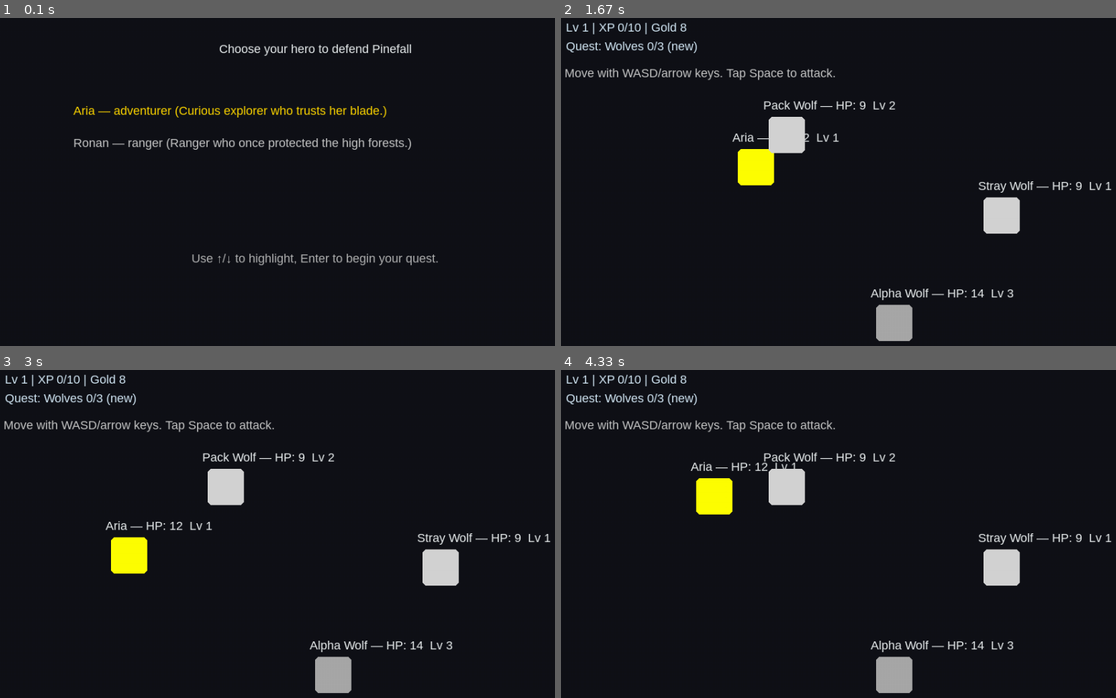
Above: before the commit, frames 1-4 (two rows, left to right).
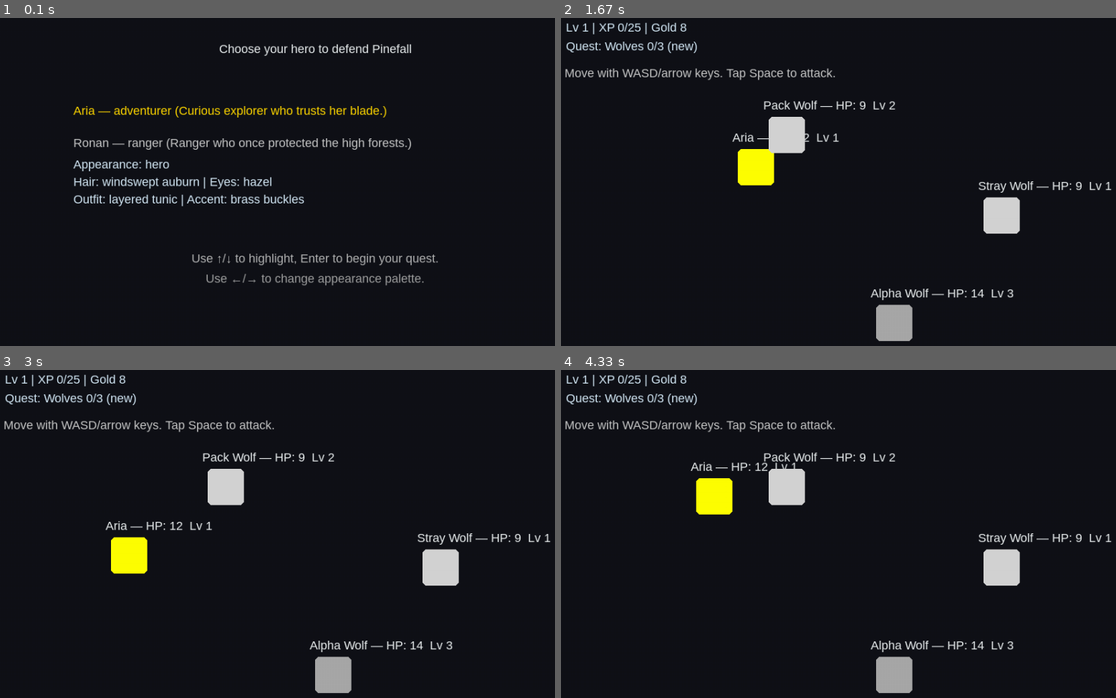
Above: after the commit, the same moments.

Repository: cjdevito11/PyGame
Game: pygame game, started from ui/game.py
Same seed, same stepped clock (60 frames per second), same inputs: the game is played once before the commit and once after it.
Inputs:
- Up to frame 1 (0.1 s): no input
- Up to frame 2 (1.67 s): tap Enter at 0.33 s; hold Right 0.67-1.13 s; hold W 1.17-1.47 s; hold Right from 1.5 s (still down)
- Up to frame 3 (3 s): release Right at 1.97 s; hold A 2-2.53 s; hold Down 2.57-2.87 s; hold A from 2.9 s (still down)
- Up to frame 4 (4.33 s): release A at 3.3 s; hold Up 3.33-3.7 s; hold D from 3.73 s (still down)

The runs differ from the first frame. In frame 1, 1.8% of the frame differs, in the area x 13-77%, y 43-82%; in frame 2, less than 0.1%; in frame 3, less than 0.1%; in frame 4, less than 0.1%.

Commit message:
Add appearance customization and rebalance leveling

Diff:
--- a/data/appearances.yaml
+++ b/data/appearances.yaml
@@ -2,23 +2,63 @@
   description: A courageous explorer ready for anything.
   symbol: "@"
   color: yellow
+  hair: windswept auburn
+  eyes: hazel
+  outfit: layered tunic
+  accent: brass buckles
 - name: ghost
   description: An eerie shape that flickers in the dark.
   symbol: "G"
   color: cyan
+  hair: none
+  eyes: pale glow
+  outfit: drifting robes
+  accent: frosted trim
 - name: hunter
   description: Leather-clad ranger with a bright scarf.
   symbol: "H"
   color: green
+  hair: braided chestnut
+  eyes: amber
+  outfit: forest leathers
+  accent: emerald scarf
 - name: guardian
   description: Towering shieldbearer with oak plating.
   symbol: "Q"
   color: orange
+  hair: cropped black
+  eyes: steel blue
+  outfit: plated mail
+  accent: oak inlays
 - name: wolf
   description: Grey-furred predator with sharp eyes.
   symbol: "w"
   color: lightgrey
+  hair: coarse grey
+  eyes: yellow
+  outfit: shaggy coat
+  accent: white muzzle
 - name: alpha_wolf
   description: Battle-scarred alpha with darker coat.
   symbol: "W"
   color: darkgrey
+  hair: rugged charcoal
+  eyes: amber
+  outfit: thick hide
+  accent: scarred flank
+- name: hero_daybreak
+  description: Adventurer with sunlit hair and traveling cloak.
+  symbol: "@"
+  color: gold
+  hair: sun-bleached blond
+  eyes: sky blue
+  outfit: light cloak
+  accent: white trim
+- name: hero_moonlit
+  description: Quiet scout with dusk-toned attire and teal eyes.
+  symbol: "@"
+  color: teal
+  hair: midnight black
+  eyes: teal
+  outfit: dusk leathers
+  accent: silver clasp
--- a/data/characters.json
+++ b/data/characters.json
@@ -4,6 +4,7 @@
     "description": "Curious explorer who trusts her blade.",
     "class_name": "adventurer",
     "appearance": "hero",
+    "appearance_options": ["hero", "hero_daybreak", "hero_moonlit"],
     "items": ["bronze_sword", "oak_shield"],
     "gold": 8,
     "level": 1,
@@ -15,6 +16,7 @@
     "description": "Ranger who once protected the high forests.",
     "class_name": "ranger",
     "appearance": "hunter",
+    "appearance_options": ["hunter", "hero_daybreak"],
     "items": ["hunting_bow", "lantern"],
     "gold": 10,
     "level": 1,
--- a/systems/combat.py
+++ b/systems/combat.py
@@ -27,7 +27,8 @@
 
     @property
     def experience_to_level(self) -> int:
-        return 10 + (self.level - 1) * 5
+        # Exponential growth to slow rapid early leveling while keeping later goals attainable
+        return int(25 * (1.5 ** (self.level - 1)))
 
 
 class CombatSystem:
@@ -92,7 +93,7 @@
             character=name,
             amount=amount,
             experience=combatant.experience,
-            level=combatant.level,
+            character_level=combatant.level,
             leveled_up=leveled_up,
         )
         self.bus.publish(
--- a/ui/game.py
+++ b/ui/game.py
@@ -56,6 +56,10 @@
             for name, data in context.bundle.characters.definitions().items()
             if data.get("role", "hero") == "hero"
         }
+        self.appearance_palettes: Dict[str, list[str]] = {
+            name: list(data.get("appearance_options") or [data.get("appearance")])
+            for name, data in self.playable_definitions.items()
+        }
         self.enemy_names = [
             name
             for name, data in context.bundle.characters.definitions().items()
@@ -64,6 +68,9 @@
         self.player_name = player_name or next(iter(self.playable_definitions))
         self.state = "playing" if player_name else "menu"
         self.selection_index = 0
+        self.selected_appearances: Dict[str, str] = {
+            name: appearances[0] for name, appearances in self.appearance_palettes.items()
+        }
         self.actors: Dict[str, Actor] = {}
         self.running = False
         self.font: pygame.font.Font | None = None
@@ -86,7 +93,7 @@
         for index, name in enumerate(participants):
             if name not in self.context.combat.characters:
                 continue
-            appearance_name = definitions[name]["appearance"]
+            appearance_name = self.selected_appearances.get(name, definitions[name]["appearance"])
             appearance = appearances.create(appearance_name)
             rect = pygame.Rect(start_positions[index % len(start_positions)], (54, 54))
             actors[name] = Actor(name=name, color=pygame.Color(appearance.color), rect=rect)
@@ -137,8 +144,24 @@
             label = self.font.render(f"{name} — {data['class_name']} ({data['description']})", True, color)
             screen.blit(label, (120, 140 + idx * 48))
 
+        selected_name, selected_data = options[self.selection_index]
+        palette = self.appearance_palettes.get(selected_name, [selected_data.get("appearance")])
+        current_choice = self.selected_appearances.get(selected_name, palette[0])
+        appearance = self.context.bundle.appearances.create(current_choice)
+
+        detail_lines = [
+            f"Appearance: {appearance.name}",
+            f"Hair: {appearance.hair} | Eyes: {appearance.eyes}",
+            f"Outfit: {appearance.outfit} | Accent: {appearance.accent}",
+        ]
+        for i, line in enumerate(detail_lines):
+            detail = self.font.render(line, True, (214, 234, 248))
+            screen.blit(detail, (120, 220 + i * 26))
+
         prompt = self.font.render("Use ↑/↓ to highlight, Enter to begin your quest.", True, (180, 180, 180))
         screen.blit(prompt, (SCREEN_SIZE[0] // 2 - prompt.get_width() // 2, 360))
+        prompt2 = self.font.render("Use ←/→ to change appearance palette.", True, (160, 160, 160))
+        screen.blit(prompt2, (SCREEN_SIZE[0] // 2 - prompt2.get_width() // 2, 390))
         pygame.display.flip()
 
     def _render_playing(self, screen: pygame.Surface) -> None:
@@ -196,6 +219,17 @@
 
         pygame.display.flip()
 
+    def _nudge_appearance(self, delta: int) -> None:
+        options = list(self.playable_definitions)
+        if not options:
+            return
+        hero = options[self.selection_index % len(options)]
+        palette = self.appearance_palettes.get(hero, [])
+        if not palette:
+            return
+        current_index = palette.index(self.selected_appearances.get(hero, palette[0]))
+        self.selected_appearances[hero] = palette[(current_index + delta) % len(palette)]
+
     def _handle_defeat(self) -> None:
         enemies_alive = any(
             combatant.hit_points > 0 and name != self.player_name
@@ -252,6 +286,10 @@
                         self.selection_index = (self.selection_index + 1) % len(self.playable_definitions)
                     if event.key in (pygame.K_UP, pygame.K_w):
                         self.selection_index = (self.selection_index - 1) % len(self.playable_definitions)
+                    if event.key in (pygame.K_LEFT, pygame.K_a):
+                        self._nudge_appearance(-1)
+                    if event.key in (pygame.K_RIGHT, pygame.K_d):
+                        self._nudge_appearance(1)
                     if event.key in (pygame.K_RETURN, pygame.K_KP_ENTER):
                         self._start_adventure()
                 if self.state == "playing" and event.type == pygame.KEYDOWN and event.key == pygame.K_SPACE:
--- a/world/entities.py
+++ b/world/entities.py
@@ -9,10 +9,23 @@
     description: str
     symbol: str
     color: str
+    hair: str
+    eyes: str
+    outfit: str
+    accent: str
 
     @classmethod
     def from_definition(cls, name: str, data: Dict) -> "Appearance":
-        return cls(name=name, description=data["description"], symbol=data["symbol"], color=data["color"])
+        return cls(
+            name=name,
+            description=data["description"],
+            symbol=data["symbol"],
+            color=data["color"],
+            hair=data.get("hair", "short"),
+            eyes=data.get("eyes", "brown"),
+            outfit=data.get("outfit", "travel gear"),
+            accent=data.get("accent", "leather"),
+        )
 
 
 @dataclass
@@ -51,6 +64,7 @@
     name: str
     class_name: str
     appearance: str
+    appearance_options: list[str]
     items: list[str]
     gold: int
     level: int
@@ -63,6 +77,9 @@
             name=name,
             class_name=data["class_name"],
             appearance=data["appearance"],
+            appearance_options=list(
+                data.get("appearance_options") or [data.get("appearance")]
+            ),
             items=list(data.get("items", [])),
             gold=int(data.get("gold", 0)),
             level=int(data.get("level", 1)),
--- a/world/schemas.py
+++ b/world/schemas.py
@@ -13,6 +13,10 @@
 class AppearanceDefinition(BaseDefinition):
     symbol: str = Field(..., min_length=1, max_length=1)
     color: str
+    hair: str = Field(default="short", description="Hair style descriptor")
+    eyes: str = Field(default="brown", description="Eye color")
+    outfit: str = Field(default="travel gear", description="Primary outfit descriptor")
+    accent: str = Field(default="leather", description="Accent color or material")
 
 
 class ClassDefinition(BaseDefinition):
@@ -28,6 +32,9 @@
 class CharacterDefinition(BaseDefinition):
     class_name: str = Field(..., description="Name of a class definition to use")
     appearance: str = Field(..., description="Appearance to display")
+    appearance_options: list[str] | None = Field(
+        default=None, description="Optional appearance palette for hero customization"
+    )
     items: list[str] = Field(default=[])
     gold: int = Field(default=0, ge=0)
     level: int = Field(default=1, ge=1, le=99)
Not shown, changed: README.md
